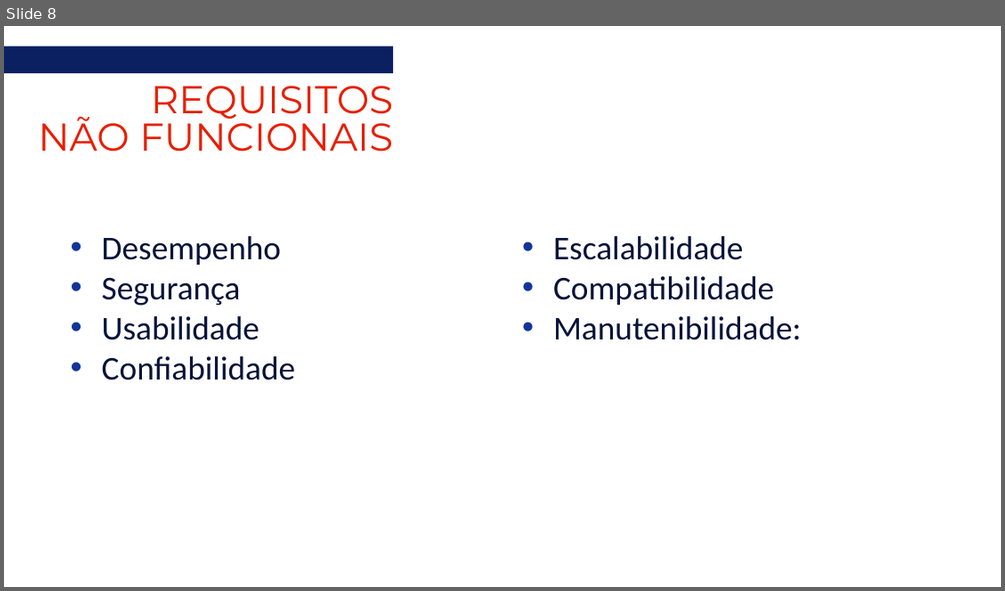
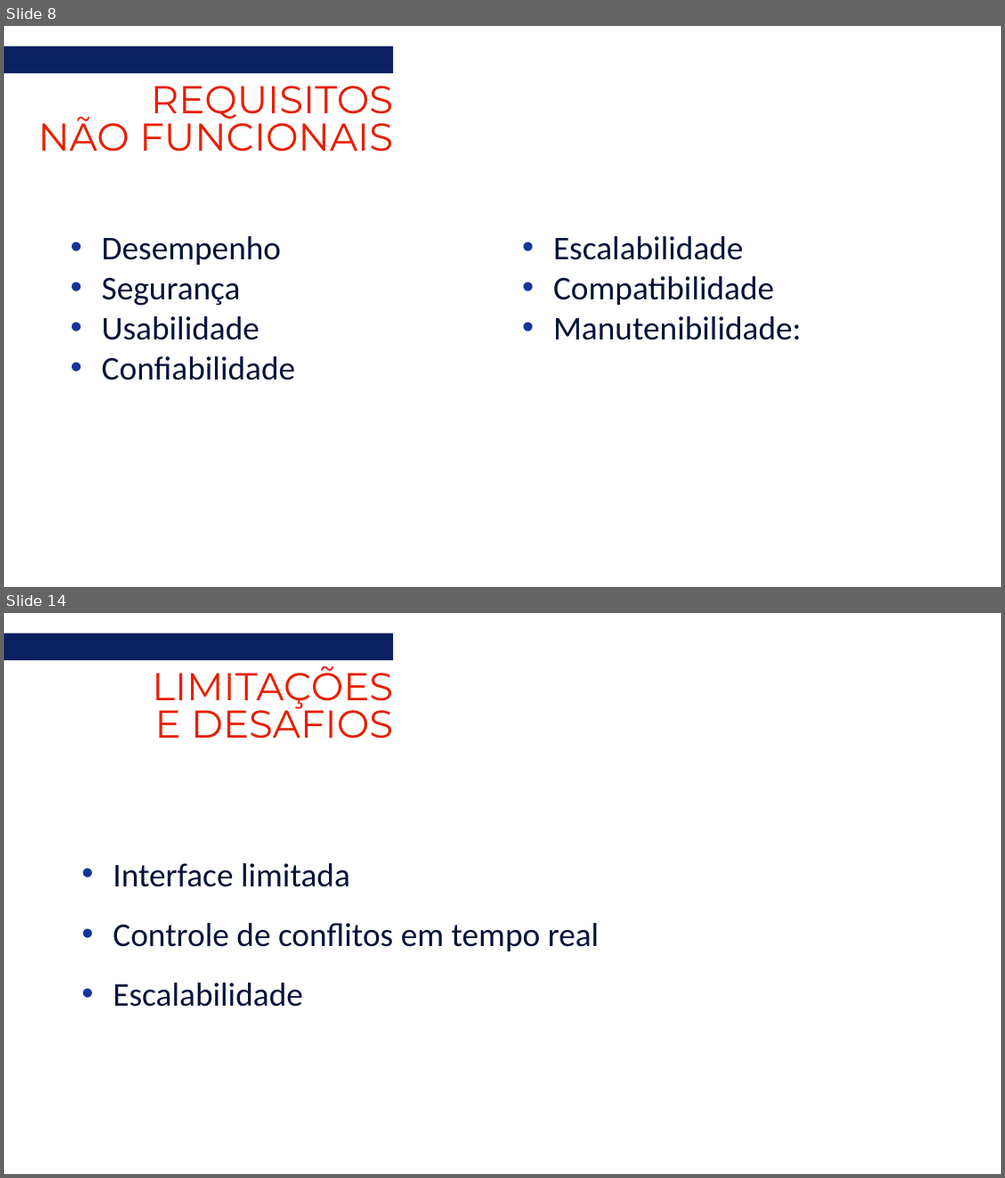
Before and after one commit to marcelo-belotto/projeto-ESI, a slide deck: docs/ReuniON.pptx. Shown one above the other, each under a label of ours: slide 8 before the commit, slides 8 and 14 after it; the slides between them are not shown. The pictures are 1005x591 and 1005x1178 pixels, drawn with LibreOffice and Linux fonts; fonts in the diff are those of the drawing. Boxes give left, top, right and bottom in pixels: in the first picture for what was removed or moved away, otherwise in the second. Text is boxed around its words. In the diff, an @@ line names an element or a change of style, - is before the commit and + after.

```diff
--- a/docs/ReuniON.pptx
+++ b/docs/ReuniON.pptx
@@ slide 14 added at <box>4,613,1001,1174</box>, background #FFFFFF @@
@@ rectangle added at <box>4,633,393,660</box>, fill #0B2060 @@
@@ text added at <box>152,666,393,738</box>, 28 pt, text #E81E01 @@
+LIMITAÇÕES
+E DESAFIOS
@@ subtitle added at <box>113,863,599,1006</box>, 24 pt, text #071339 @@
+• Interface limitada
+• Controle de conflitos em tempo real
+• Escalabilidade
```
Also in this commit, not shown: 1 slide changed, 7 other slides added, 2 slides removed.
